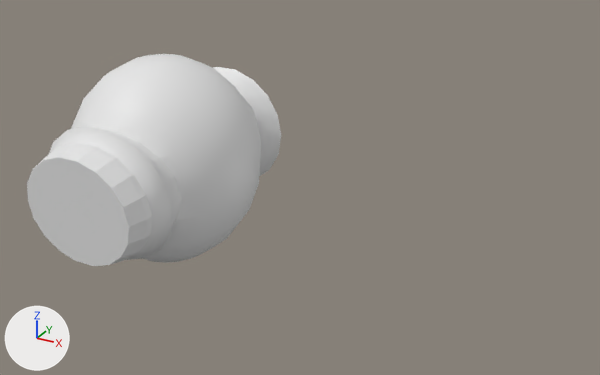
The FBX model Symbiosis_Unity/Assets/Meshes/Feeder.FBX as it was, and as the next commit left it.
The view is the same before and after, from a camera (50 mm lens) standing at (9.73, -6.17, 3.77) and looking at (5.47, 1.6, -0.11). The lights are fixed; the arrows at lower left show +X, +Y and +Z. Where no turn or scale is listed for an object, it has been applied to the vertices.

The scene before the commit, as lines of its bpy script (objects in view):
```python
me_mesh_002 = bpy.data.meshes.new('Mesh.002')
me_mesh_002.from_pydata(...)  # 360 vertices, 716 faces; spans x -1.09..1.17, y -1.57..1.55, z -1.28..1.29
ob_cylinder002 = bpy.data.objects.new('Cylinder002', me_mesh_002)
ob_cylinder002.location = (3.696, 1.242, -0.013)
```
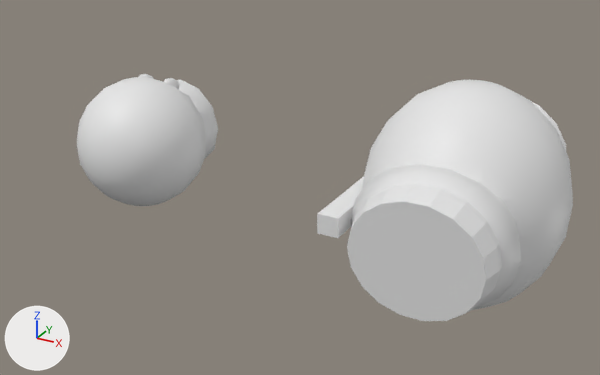
The change, as JSON lines over the scene's bpy script:
```json
{"op": "add", "block": "me_mesh_004_1", "code": ["me_mesh_004_1 = bpy.data.meshes.new('Mesh.004')", "me_mesh_004_1.from_pydata(...)  # 28 vertices, 26 faces; spans x -0.119..0.119, y -0.554..0.554, z 0.0..0.224"]}
{"op": "set", "path": "ob_cylinder002.location", "old": "(3.696, 1.242, -0.013)", "new": "(7.248, 1.945, -0.013)"}
{"op": "add", "block": "ob_box001", "code": ["ob_box001 = bpy.data.objects.new('Box001', me_mesh_004_1)", "ob_box001.location = (6.315, 1.191, -0.103)"]}
```

Changed parts and their boxes [x1, y1, x2, y2] in the pictures (600 x 375 px):
```json
{"object": "Cylinder002", "change": "moved", "before": [27, 54, 281, 266], "after": [347, 80, 573, 321]}
{"object": "Box001", "change": "added", "after": [317, 177, 364, 238]}
{"object": "Torus001", "change": "unchanged, uncovered by the edit", "after": [77, 77, 218, 206]}
```
